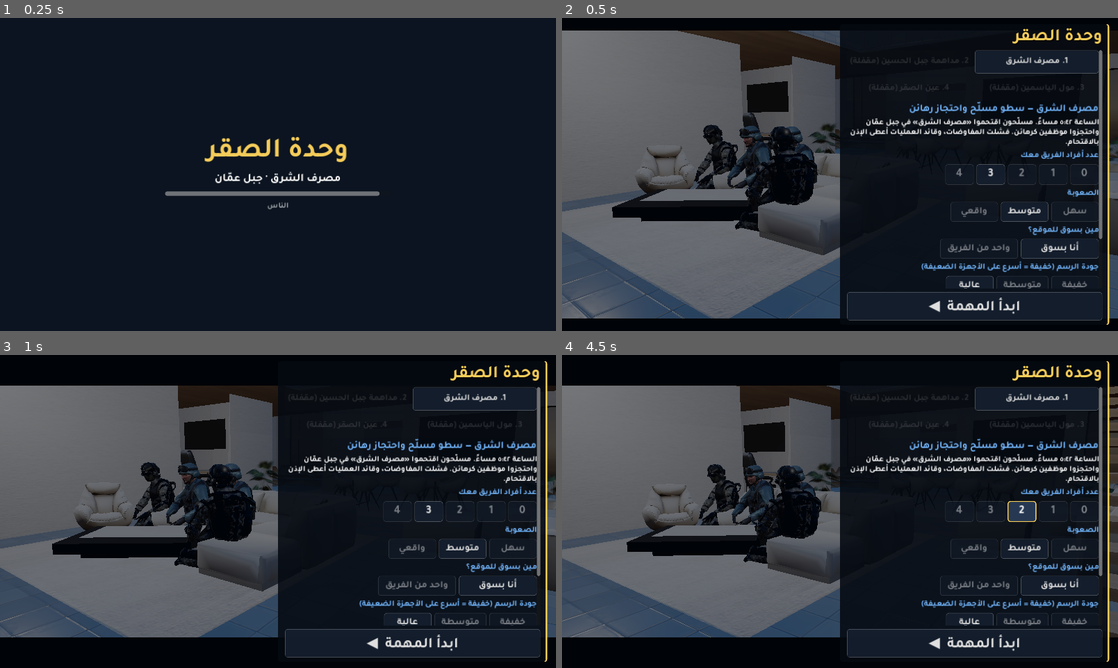
Above: before the commit, frames 1-4 (two rows, left to right).
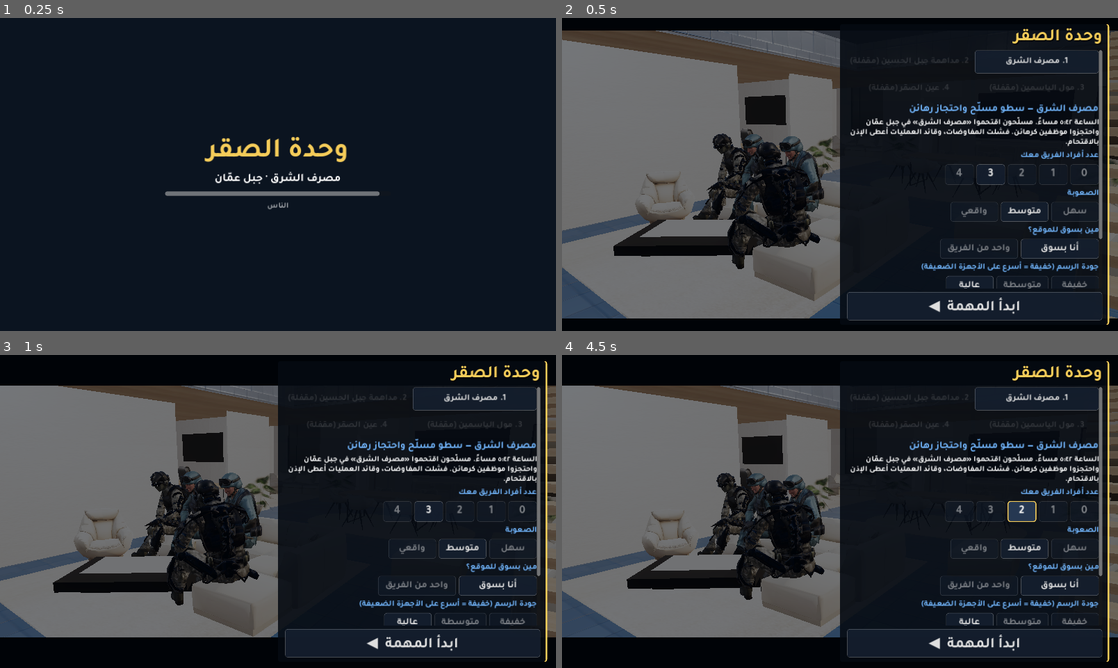
Above: after the commit, the same moments.

Repository: mohammadomaralsaif-ui/falcon-unit
Game: Godot game, scene res://scenes/main.tscn
Same seed, same stepped clock (60 frames per second), same inputs: the game is played once before the commit and once after it.
Inputs (mouse positions are in pixels of both pictures, inside the frame that each line leads up to):
- Up to frame 1 (0.25 s): no input
- Up to frame 2 (0.5 s): no input
- Up to frame 3 (1 s): tap Enter at 0.5 s; move the mouse to (400, 495) at 0.52 s; hold D (move_right) from 0.53 s (still down); tap H (siren) at 0.6 s; click (400, 495) at 0.67 s; tap Space (jump) at 0.77 s; tap F (vehicle) at 0.8 s
- Up to frame 4 (4.5 s): release D (move_right) at 1.25 s; drag from (728, 527) to (812, 574) at 1.27 s; click "1. مصرف الشرق" at 2 s; click "4" at 2.75 s; click "3" at 3.5 s; click "2" at 4.25 s

Frame 1 is identical in both runs. In frame 2, 24% of the frame differs, in the area x 0-100%, y 4-96%; in frame 3, 19%; in frame 4, 20%.

Commit message:
Armoured truck shrugs off traffic, siren makes cars pull over, ops-room floor fixed, clearer lighting
- Traffic cars can no longer shove or hurt the truck: contact barely changes its motion, a car that
  runs into it bounces back, a car it rams is bulldozed aside (onto the pavement, never through walls)
- Every driver brakes for the truck; with the siren on, cars on its street pull over to the kerb and
  stop, cross traffic waits at the stop line, and all of them move off again once it has passed
- Ops room: the team now sits on the real sofa/armchair with feet planted on the office floor
  (the model's floor is at 0.73 m, they were standing 0.43 m below it); seated pose uses leg IK
- Lighting: neutral ambient fill instead of raw sky (no more deep-blue or pitch-black shade),
  softer sun shadows, brighter night mission, interiors no longer blown out, lighter bank granite

Co-Authored-By: Claude Opus 5.5 <noreply@anthropic.com>
Claude-Session: https://claude.ai/code/session_01EkfZ5v6V8ZDJAzZRmjDX49

Diff:
--- a/scripts/city.gd
+++ b/scripts/city.gd
@@ -194,8 +194,8 @@
 			m.albedo_color = Color(0.32, 0.22, 0.17); m.roughness = 0.95
 		"granite":
 			m.albedo_texture = _img_tex(128, 128, func(img):
-				img.fill(Color(0.2, 0.2, 0.21))
-				_speckle(img, 4000, [Color(0.13, 0.13, 0.14), Color(0.32, 0.31, 0.3), Color(0.42, 0.4, 0.38)], 1)
+				img.fill(Color(0.36, 0.36, 0.38))
+				_speckle(img, 4000, [Color(0.26, 0.26, 0.28), Color(0.48, 0.47, 0.46), Color(0.58, 0.56, 0.54)], 1)
 				img.fill_rect(Rect2i(0, 0, 128, 1), Color(0.08, 0.08, 0.08)); img.fill_rect(Rect2i(0, 0, 1, 128), Color(0.08, 0.08, 0.08)))
 			m.uv1_triplanar = true; m.uv1_world_triplanar = true; m.uv1_scale = Vector3(0.4, 0.4, 0.4)
 			m.roughness = 0.22; m.metallic = 0.1
@@ -1254,7 +1254,7 @@
 	for i in 6:
 		var ol := OmniLight3D.new()
 		ol.light_color = {"bank": Color(1, 0.93, 0.82), "apartment": Color(1, 0.8, 0.58), "mall": Color(0.95, 0.97, 1.0)}[style]
-		ol.light_energy = {"bank": 2.3, "apartment": 1.7, "mall": 2.6}[style]
+		ol.light_energy = {"bank": 1.6, "apartment": 1.25, "mall": 0.95}[style]
 		ol.omni_range = 17.0
 		ol.omni_attenuation = 0.7
 		ol.position = bank_origin + Vector3(cols * CELL * (0.18 + (i % 3) * 0.32), 3.6, rows * CELL * (0.28 if i < 3 else 0.72))
@@ -1265,7 +1265,7 @@
 	rp.interior = true
 	rp.ambient_mode = ReflectionProbe.AMBIENT_COLOR
 	rp.ambient_color = Color(0.55, 0.5, 0.44)
-	rp.ambient_color_energy = 1.5
+	rp.ambient_color_energy = {"bank": 1.1, "apartment": 1.0, "mall": 0.7}.get(style, 1.0)
 	rp.update_mode = ReflectionProbe.UPDATE_ONCE
 	add_child(rp)
 	cordon_point = door_pos + Vector3(0, 0, 14.0)
--- a/scripts/main.gd
+++ b/scripts/main.gd
@@ -403,7 +403,7 @@
 	var sky := Sky.new()
 	var sm := ProceduralSkyMaterial.new()
 	var sky_kind: String = M.get("sky", "golden")
-	sm.sky_top_color = {"golden": Color(0.24, 0.42, 0.68), "night": Color(0.01, 0.015, 0.05), "morning": Color(0.3, 0.52, 0.85)}[sky_kind]
+	sm.sky_top_color = {"golden": Color(0.24, 0.42, 0.68), "night": Color(0.02, 0.03, 0.09), "morning": Color(0.3, 0.52, 0.85)}[sky_kind]
 	sm.sky_horizon_color = {"golden": Color(0.93, 0.76, 0.56), "night": Color(0.12, 0.1, 0.16), "morning": Color(0.78, 0.84, 0.9)}[sky_kind]
 	sm.ground_horizon_color = Color(0.75, 0.62, 0.5) if sky_kind != "night" else Color(0.08, 0.07, 0.08)
 	sm.ground_bottom_color = Color(0.3, 0.26, 0.22) if sky_kind != "night" else Color(0.02, 0.02, 0.03)
@@ -412,8 +412,11 @@
 	sky.sky_material = sm
 	env.background_mode = Environment.BG_SKY
 	env.sky = sky
-	env.ambient_light_source = Environment.AMBIENT_SOURCE_SKY
-	env.ambient_light_energy = {"golden": 0.7, "night": 0.45, "morning": 0.8}[sky_kind]
+	# a neutral fill colour instead of the raw sky: shaded streets stay readable (the sky alone turned
+	# every shadow deep blue by day and pitch black at night)
+	env.ambient_light_source = Environment.AMBIENT_SOURCE_COLOR
+	env.ambient_light_color = {"golden": Color(0.78, 0.72, 0.68), "night": Color(0.34, 0.4, 0.6), "morning": Color(0.74, 0.77, 0.84)}[sky_kind]
+	env.ambient_light_energy = {"golden": 0.8, "night": 1.0, "morning": 0.85}[sky_kind]
 	env.reflected_light_source = Environment.REFLECTION_SOURCE_SKY
 	env.tonemap_mode = Environment.TONE_MAPPER_ACES
 	env.tonemap_exposure = 1.05
@@ -428,7 +431,7 @@
 	env.fog_aerial_perspective = 0.4
 	env.fog_sky_affect = 0.25
 	env.adjustment_enabled = true
-	env.adjustment_contrast = 1.08
+	env.adjustment_contrast = 1.03
 	env.adjustment_saturation = 1.05
 	var we := WorldEnvironment.new()
 	we.environment = env
@@ -436,11 +439,12 @@
 	var sun := DirectionalLight3D.new()
 	sun.rotation_degrees = {"golden": Vector3(-24, -128, 0), "night": Vector3(-55, 40, 0), "morning": Vector3(-42, 70, 0)}[sky_kind]
 	sun.light_color = {"golden": Color(1.0, 0.84, 0.64), "night": Color(0.55, 0.65, 1.0), "morning": Color(1.0, 0.96, 0.88)}[sky_kind]
-	sun.light_energy = {"golden": 1.5, "night": 0.22, "morning": 1.35}[sky_kind]
+	sun.light_energy = {"golden": 1.5, "night": 0.5, "morning": 1.35}[sky_kind]
+	sun.shadow_opacity = 0.82
 	if sky_kind == "night":
 		env.glow_intensity = 0.9
 		env.glow_hdr_threshold = 0.9
-		env.tonemap_exposure = 1.25
+		env.tonemap_exposure = 1.15
 	sun.shadow_enabled = true
 	sun.directional_shadow_max_distance = 70.0
 	sun.directional_shadow_mode = DirectionalLight3D.SHADOW_PARALLEL_2_SPLITS
@@ -506,7 +510,7 @@
 	if city.hq_pos != Vector3.INF:
 		_build_ops_room()
 		var hp: Vector3 = city.hq_pos
-		intro_shots.push_front([hp + Vector3(4.6, 1.75, -3.4), hp + Vector3(3.9, 1.6, -2.6), hp + Vector3(1.6, 1.15, -0.5), 8.0])
+		intro_shots.push_front([hp + Vector3(4.7, 2.2, -3.5), hp + Vector3(4.0, 2.0, -2.8), hp + Vector3(1.6, 1.5, -0.6), 8.0])
 	else:
 		intro_shots.push_front(intro_shots[0])
 	intro_i = -1
@@ -521,7 +525,7 @@
 	if not hq_set.is_empty():
 		return
 	var hp: Vector3 = city.hq_pos
-	var fl := 0.3
+	var fl := 0.73        # the office model's real floor (slab + rug) — measured, not the street level
 	var screen := MeshInstance3D.new()
 	var qm := BoxMesh.new(); qm.size = Vector3(0.08, 1.7, 3.0)
 	screen.mesh = qm
@@ -562,13 +566,14 @@
 	hq_set.append(ops_officer)
 	ops_team.clear()
 	# sofa seats: [position, facing]
-	var seats := [[Vector3(1.32, fl, -1.05), -PI / 2], [Vector3(1.32, fl, -0.3), -PI / 2], [Vector3(2.05, fl, -1.62), PI], [Vector3(1.32, fl, 0.45), -PI / 2]]
+	var seats := [[Vector3(1.2, fl, -1.15), -PI / 2], [Vector3(1.2, fl, -0.45), -PI / 2], [Vector3(2.15, fl, -1.75), PI], [Vector3(1.2, fl, 0.14), -PI / 2], [Vector3(1.9, fl, 0.62), 0.0]]
 	for i in mini(seats.size(), 1 + team_size):
 		var p := Person.new("swat", 1 if i == 0 else 300 + i)
 		add_child(p)
 		p.global_position = hp + (seats[i][0] as Vector3)
 		p.rotation.y = float(seats[i][1])
 		p.set_mode("none")
+		p.pose.sit_h = 0.45        # low lounge sofa
 		p.set_sit(1.0)
 		hq_set.append(p)
 		ops_team.append(p)
@@ -581,7 +586,7 @@
 	if phase != "intro" or intro_i != 0:
 		return
 	if ops_officer and is_instance_valid(ops_officer):
-		ops_officer.pose.point_at = city.hq_pos + Vector3(5.0, 1.8, -0.6)
+		ops_officer.pose.point_at = city.hq_pos + Vector3(5.0, 2.25, -0.6)
 		ops_officer.set_mode("point")
 	for i in ops_team.size():
 		var p: Node3D = ops_team[i]
@@ -590,7 +595,8 @@
 		var tw := create_tween()
 		tw.tween_interval(i * 0.25)
 		tw.tween_method(p.set_sit, 1.0, 0.0, 0.7)
-		tw.parallel().tween_property(p, "global_position", p.global_position + Vector3(0.45, 0, 0.0) if absf(p.rotation.y + PI / 2) < 0.1 else p.global_position + Vector3(0, 0, 0.45), 0.7)
+		# a step forward, away from the seat (model forward is -Z)
+		tw.parallel().tween_property(p, "global_position", p.global_position - p.global_transform.basis.z * 0.35, 0.7)
 		tw.tween_callback(func():
 			p.set_mode("rifle")
 			p.set_aim(-0.6))        # rifles at low ready, not pointed at each other
@@ -682,12 +688,13 @@
 	var sp: Vector3 = vehicle.global_position
 	var zs: float = city.road_center(city.bank_block.y + 1)
 	var east := cp.x > sp.x
-	var lane := 2.3 if east else -2.3
+	# siren on: the truck runs nearer the middle of the road, past the cars that pulled over
+	var lane := 1.5 if east else -1.5
 	var sx := 1.0 if east else -1.0
-	var lane_x: float = city.road_center(1) + 2.2
-	sp = Vector3(lane_x, 0, sp.z)
-	# swing a little wide before the corner, then settle into the right-hand lane
-	vehicle.route = [Vector3(lane_x + 2.5, 0, city.size_total - 4.5), Vector3(lane_x, 0, city.size_total - 12.0), Vector3(sp.x - sx * 2.0, 0, zs + 6.0), Vector3(sp.x + sx * 6.0, 0, zs - 1.5), Vector3(sp.x + sx * 15.0, 0, zs + lane), Vector3(cp.x - sx * 12.0, 0, zs + lane)]
+	var lane_x: float = city.road_center(1) + 1.5
+	sp = Vector3(city.road_center(1) + 2.2, 0, sp.z)
+	# swing a little wide before the corner, then settle into the lane
+	vehicle.route = [Vector3(lane_x + 3.2, 0, city.size_total - 4.5), Vector3(lane_x, 0, city.size_total - 12.0), Vector3(sp.x - sx * 2.0, 0, zs + 6.0), Vector3(sp.x + sx * 6.0, 0, zs - 1.5), Vector3(sp.x + sx * 15.0, 0, zs + lane), Vector3(cp.x - sx * 12.0, 0, zs + lane)]
 	vehicle.route_i = 0
 	vehicle.auto_drive = true
 	hud.set_objectives(["◆ الصقر ٢ بيسوق للموقع – %s" % M.title, "◇ اضغط [فرامل/قفز] أو حرّك العصا لتاخذ القيادة"])
@@ -1049,8 +1056,8 @@
 			var hp: Vector3 = city.hq_pos
 			cine_cam.far = 60.0
 			cine_cam.fov = 50.0
-			cine_cam.global_position = hp + Vector3(4.9 + sin(cine_t * 0.12) * 0.5, 1.75, -3.3 + cos(cine_t * 0.1) * 0.4)
-			cine_cam.look_at(hp + Vector3(1.6, 1.1, -0.5))
+			cine_cam.global_position = hp + Vector3(4.9 + sin(cine_t * 0.12) * 0.5, 2.2, -3.4 + cos(cine_t * 0.1) * 0.4)
+			cine_cam.look_at(hp + Vector3(1.6, 1.5, -0.6))
 			cine_cam.h_offset = 1.15      # keeps the team in the left half, clear of the menu panel
 		else:
 			var c: Vector3 = city.door_pos
--- a/scripts/pose_mod.gd
+++ b/scripts/pose_mod.gd
@@ -116,26 +116,43 @@
 	hips.origin = _toS(hc)
 	sk.set_bone_global_pose(_bone("Hips"), hips)
 
-## Seated: hips drop to seat height, thighs point forward, shins hang down, hands rest on the knees.
+## Seated: the pelvis drops to `sit_h` above the floor, the feet stay planted on the floor in front
+## (two-bone leg IK, so nothing sinks through it), the back leans in, hands rest on the knees.
+var sit_h := 0.6        # pelvis height above the floor: 0.6 for a chair, ~0.45 for a low lounge sofa
+
 func _sit(sk: Skeleton3D) -> void:
 	var hi := _bone("Hips")
 	if hi < 0:
 		return
+	var feet := {}
+	for s in ["Left", "Right"]:
+		var f := _bone(s + "Foot")
+		if f >= 0:
+			feet[s] = _toC(sk.get_bone_global_pose(f).origin)
 	var hips := sk.get_bone_global_pose(hi)
 	var hc := _toC(hips.origin)
-	hc.y = lerpf(hc.y, 0.56, sit)
+	hc.y = lerpf(hc.y, sit_h, sit)
 	hc.z -= 0.1 * sit
 	hips.origin = _toS(hc)
 	sk.set_bone_global_pose(hi, hips)
-	for s in ["Left", "Right"]:
-		var x := 0.14 if s == "Left" else -0.14
-		_point(_bone(s + "UpLeg"), _bone(s + "Leg"), Vector3(x * sit, -1.0 + 0.92 * sit, 0.05 + 0.95 * sit))
-		_point(_bone(s + "Leg"), _bone(s + "Foot"), Vector3(0, -1, 0.1 * sit))
-		_point(_bone(s + "Foot"), _bone(s + "ToeBase"), Vector3(0, -0.25, 1))
+	var sp := _bone("Spine")
+	if sp >= 0:
+		var g := sk.get_bone_global_pose(sp)
+		g.basis = Basis(_dirS(Vector3(1, 0, 0)), 0.2 * sit) * g.basis
+		sk.set_bone_global_pose(sp, g)
+	for s in feet:
+		var x := 0.13 if s == "Left" else -0.13
+		var stand: Vector3 = feet[s]
+		var seated := Vector3(x, maxf(stand.y, 0.07), hc.z + 0.56)
+		_leg_ik(s, _toS(stand.lerp(seated, sit)), _dirS(Vector3(x * 0.5, 0.8, 1.0)))
 	if mode == "none" and sit > 0.6:
-		var hip := _toC(sk.get_bone_global_pose(hi).origin)
-		_ik("Right", _toS(hip + Vector3(-0.16, 0.14, 0.36)), Vector3(-1, -0.4, -0.3))
-		_ik("Left", _toS(hip + Vector3(0.16, 0.14, 0.36)), Vector3(1, -0.4, -0.3))
+		for s in ["Left", "Right"]:
+			var kb := _bone(s + "Leg")
+			if kb < 0:
+				continue
+			var knee := _toC(sk.get_bone_global_pose(kb).origin)
+			var sx := 1.0 if s == "Left" else -1.0
+			_ik(s, _toS(knee + Vector3(sx * 0.02, 0.08, -0.04)), Vector3(sx, -0.4, -0.3))
 
 func _crouch(sk: Skeleton3D) -> void:
 	var hi := _bone("Hips")
--- a/scripts/traffic.gd
+++ b/scripts/traffic.gd
@@ -8,6 +8,7 @@
 var blocked := {}  # "i,j>i2,j2" road segments closed by the police cordon
 
 const LANE := 2.3
+const PULL := 1.5        # how far a car moves toward the kerb when it pulls over
 const SPEED := 10.0
 
 class Car:
@@ -23,13 +24,15 @@
 	var snd: AudioStreamPlayer3D
 	var honk_cd := 0.0
 	var hit_t := 0.0
-	var yield_k := 0.0
 	var push := Vector3.ZERO     # shoved by an impact: slides, spins, may end up wrecked
 	var spin := 0.0
 	var wrecked := 0.0           # >0: knocked out (seconds left before it is towed / recycled)
 	var smoke_t := 0.0
 	var off := Vector3.ZERO      # how far the crash knocked it out of its lane (steered back once it drives on)
 	var off_yaw := 0.0
+	var pull := 0.0              # 0..1: moved over to the kerb to let the siren through
+	var pull_yaw := 0.0
+	var hold := false            # waiting at the stop line for the unit's truck to cross
 
 func setup(_city: Node, count: int) -> void:
 	city = _city
@@ -78,12 +81,14 @@
 		cars.append(c)
 
 var main: Node
+var siren_idle := 0.0
 
 ## The player's truck rammed this civilian car: it is shoved along the impact, spins, and a hard
 ## hit leaves it wrecked and smoking in the road.
-func on_hit(body: Node, rel_speed: float, dir := Vector3.ZERO) -> void:
+func on_hit(body: Node, rel_speed: float, dir := Vector3.ZERO, bounce := false) -> void:
 	for c: Car in cars:
 		if c.body == body:
+			var car_speed: float = c.speed
 			c.hit_t = clampf(rel_speed * 0.6, 3.0, 9.0)
 			c.speed = 0.0
 			c.stuck = 0.0
@@ -98,17 +103,49 @@
 			var side := away - d * away.dot(d)
 			if side.length() < 0.25:
 				side = Vector3.UP.cross(d) * (1.0 if randf() < 0.5 else -1.0)
-			d = (d * 0.55 + side.normalized() * 0.85).normalized()
+			if bounce:
+				# it drove into the truck: thrown straight back off it, clear of the bodywork at once
+				d = away.normalized()
+				c.off += d * 0.7
+				_place(c)
+			else:
+				d = (d * 0.55 + side.normalized() * 0.85).normalized()
 			c.push = d * clampf(rel_speed * 0.75, 2.5, 13.0)
 			c.spin = randf_range(-1.0, 1.0) * clampf(rel_speed * 0.18, 0.4, 2.4)
 			var own: float = maxf(main.vehicle.linear_velocity.length(), main.vehicle.prev_vel.length())
-			if rel_speed > 9.5 and own > 8.5:
+			if rel_speed > 9.5 and (own > 8.5 or car_speed > 7.5):
 				c.wrecked = 40.0
 				c.snd.stop()
 			Fx.particles(main, c.body.global_position + Vector3(0, 0.9, 0), Vector3.UP, "dust", 6)
 			Fx.particles(main, c.body.global_position + Vector3(0, 0.7, 0), -d.normalized() + Vector3.UP * 0.4, "spark", int(clampf(rel_speed * 2.0, 8, 30)))
 			return
 
+## The truck is still pressing against this car: it keeps sliding away, a little faster than the
+## truck is coming and off to whichever side it already is.
+func shove(body: Node, from: Vector3, vel: Vector3) -> void:
+	for c: Car in cars:
+		if c.body == body:
+			var away: Vector3 = c.body.global_position - from
+			away.y = 0
+			if away.length() < 0.01:
+				return
+			vel.y = 0
+			var n := away.normalized()
+			var along := vel.dot(n)
+			if along < 0.6:
+				return
+			var fwd := vel.normalized()
+			var side := away - fwd * away.dot(fwd)
+			if side.length() < 0.2:
+				side = Vector3.UP.cross(fwd)
+			side.y = 0
+			var want := n * (along + 1.0) + side.normalized() * maxf(4.0, along * 0.6)
+			if c.push.dot(n) < along + 1.0:
+				c.push = want
+			c.speed = 0.0
+			c.hit_t = maxf(c.hit_t, 3.0)
+			return
+
 func _far_from_player(p: Vector3, d: float) -> bool:
 	if not main:
 		return true
@@ -143,7 +180,8 @@
 	var b := _node_pos(c.to)
 	var d := (b - a).normalized()
 	var right := Vector3(-d.z, 0, d.x)
-	return a.lerp(b, c.t) + right * LANE
+	var k := c.pull * c.pull * (3.0 - 2.0 * c.pull)
+	return a.lerp(b, c.t) + right * (LANE + PULL * k)
 
 func _place(c: Car) -> void:
 	var a := _node_pos(c.from)
@@ -151,15 +189,42 @@
 	var d := (b - a).normalized()
 	var p := _lane_pos(c)
 	var yaw := atan2(d.x, d.z)
-	c.body.global_transform = Transform3D(Basis(Vector3.UP, yaw + c.off_yaw), p + c.off)
+	c.body.global_transform = Transform3D(Basis(Vector3.UP, yaw + c.off_yaw + c.pull_yaw), p + c.off)
 
 func _physics_process(dt: float) -> void:
 	var space := get_world_3d().direct_space_state
+	# the unit's truck: everyone brakes for it; with the siren on they pull over or wait at the junction
+	var truck: Node3D = main.vehicle if (main and main.vehicle and is_instance_valid(main.vehicle)) else null
+	var tpos := Vector3.ZERO
+	var tfwd := Vector3.FORWARD
+	var siren := false
+	if truck:
+		tpos = truck.global_position
+		tfwd = truck.global_transform.basis.z
+		tfwd.y = 0
+		tfwd = tfwd.normalized()
+		siren = main.in_vehicle and truck.siren_on and not truck.broken
+		if siren and truck.linear_velocity.length() < 1.0:
+			siren_idle += dt
+		else:
+			siren_idle = 0.0
+		if siren_idle > 8.0:
+			siren = false          # parked with the siren on: traffic carefully carries on
 	for c: Car in cars:
 		# knocked about by a crash: slide and spin to a stop; wrecks sit there smoking
 		if c.push.length() > 0.15 or c.wrecked > 0.0:
 			c.off += c.push * dt
 			c.off_yaw += c.spin * dt
+			# it can be thrown onto the pavement, not through the shop fronts
+			var pa := _node_pos(c.from)
+			var pd := (_node_pos(c.to) - pa).normalized()
+			var pr := Vector3(-pd.z, 0, pd.x)
+			var lat := LANE + PULL * c.pull + c.off.dot(pr)
+			if absf(lat) > 5.7:
+				c.off -= pr * (lat - signf(lat) * 5.7)
+				c.push -= pr * c.push.dot(pr)
+				c.push *= 0.6
+				c.spin *= 0.5
 			_place(c)
 			c.push = c.push.move_toward(Vector3.ZERO, dt * 11.0)
 			c.spin = move_toward(c.spin, 0.0, dt * 2.2)
@@ -195,17 +260,42 @@
 				var dist: float = (hit.position - p).length()
 				c.want = clampf((dist - 4.5) * 1.4, 0.0, c.max_speed)
 		var want: float = c.want
-		# siren behind them: drivers in the truck's lane speed up and clear the road (nobody ever
-		# stops dead for the siren — that only jams the junctions)
-		c.yield_k = 0.0
-		if main and main.in_vehicle and main.vehicle.siren_on:
-			var rel: Vector3 = c.body.global_position - main.vehicle.global_position
-			if rel.length() < 34.0:
-				var vf: Vector3 = main.vehicle.global_transform.basis.z
-				if vf.dot(rel.normalized()) > 0.6 and vf.dot(d) > 0.5:
-					c.yield_k = -1.0
-		if c.yield_k < 0.0:
-			want = maxf(want, minf(c.max_speed * 1.7, 19.0)) if c.want > 2.0 else want
+		var remain := (1.0 - c.t) * seg
+		var target_pull := 0.0
+		c.hold = false
+		if truck:
+			# never drive into the truck: brake if any part of it is in our path
+			var inv: Transform3D = c.body.global_transform.affine_inverse()
+			for k in [-2.2, 0.0, 2.2]:
+				var lp: Vector3 = inv * (tpos + tfwd * k)
+				if lp.z > 1.0 and lp.z < 13.0 and absf(lp.x) < 2.1:
+					want = minf(want, clampf((lp.z - 4.2) * 1.5, 0.0, c.max_speed))
+			if siren:
+				var rel: Vector3 = c.body.global_position - tpos
+				rel.y = 0
+				if rel.length() < 58.0:
+					var ahead := tfwd.dot(rel)
+					var side := absf(tfwd.x * rel.z - tfwd.z * rel.x)
+					if absf(tfwd.dot(d)) > 0.7:
+						# same street (either direction): over to the kerb and stop until it has passed
+						if side < 7.5 and ahead > -5.0:
+							target_pull = 1.0
+					elif ahead > 0.0:
+						# cross street: wait at the stop line if our junction is on the truck's way
+						var nrel := b - tpos
+						nrel.y = 0
+						var n_ahead := tfwd.dot(nrel)
+						var n_side := absf(tfwd.x * nrel.z - tfwd.z * nrel.x)
+						if n_side < 5.0 and n_ahead > -4.0 and n_ahead < 58.0 and remain > 9.5:
+							c.hold = true
+		if c.hold:
+			want = minf(want, clampf((remain - 10.5) * 1.2, 0.0, c.max_speed))
+		if target_pull > 0.5:
+			want = minf(want, 4.5) if c.pull < 0.98 else 0.0
+		var pull_before := c.pull
+		c.pull = move_toward(c.pull, target_pull, dt * (0.12 + c.speed / 7.0))
+		var lat := (c.pull - pull_before) / maxf(dt, 0.001) * PULL * 1.5
+		c.pull_yaw = lerpf(c.pull_yaw, -atan2(lat, maxf(c.speed, 2.0)), 1.0 - exp(-dt * 6.0))
 		if c.hit_t > 0.0:
 			# just got rammed: the driver stops, hazards on, leans on the horn
 			c.hit_t -= dt
@@ -214,7 +304,6 @@
 				c.honk_cd = randf_range(1.2, 2.5)
 				Sfx.play_3d("horn", c.body.global_position, 0.0, randf_range(0.85, 1.1))
 		# slow for turns near the junction
-		var remain := (1.0 - c.t) * seg
 		if remain < 9.0:
 			want = minf(want, 6.0)
 		c.speed = move_toward(c.speed, want, dt * (30.0 if c.hit_t > 0.0 else (9.0 if want < c.speed else 3.0)))
@@ -223,7 +312,9 @@
 			var k: float = clampf(c.speed / 4.0, 0.0, 1.0)
 			c.off = c.off.move_toward(Vector3.ZERO, dt * 1.6 * k)
 			c.off_yaw = move_toward(wrapf(c.off_yaw, -PI, PI), 0.0, dt * 0.9 * k)
-		if c.speed < 0.3:
+		if c.hold or target_pull > 0.5:
+			c.stuck = 0.0          # waiting on purpose, not jammed
+		elif c.speed < 0.3:
 			c.stuck += dt
 		else:
 			c.stuck = 0.0
@@ -250,6 +341,7 @@
 			c.speed = 0.0
 			c.off = Vector3.ZERO
 			c.off_yaw = 0.0
+			c.pull = 0.0
 			_place(c)
 			continue
 		c.t += c.speed * dt / seg
--- a/scripts/vehicle.gd
+++ b/scripts/vehicle.gd
@@ -20,6 +20,7 @@
 var speed_kmh := 0.0
 var _flash_t := 0.0
 var prev_vel := Vector3.ZERO
+var prev_ang := Vector3.ZERO
 var crash_cd := 0.0
 var health := 100.0
 var smoke_t := 0.0
@@ -166,11 +167,25 @@
 			siren_snd.stop()
 	# --- crashes: sudden change of velocity while touching something
 	var dv := (prev_vel - v).length()
+	var vs_car := false
+	for cb in get_colliding_bodies():
+		if cb.has_meta("traffic_speed"):
+			vs_car = true
+			if main and main.traffic:
+				main.traffic.shove(cb, global_position, prev_vel)      # keep bulldozing it out of the way
+	if vs_car:
+		# eight tonnes of armour against a family car: contact with it hardly changes our motion
+		# (traffic cars are kinematic, so without this they would shove the truck like a bulldozer)
+		var keep := prev_vel.lerp(v, 0.06)
+		linear_velocity = Vector3(keep.x, v.y, keep.z)
+		angular_velocity = prev_ang.lerp(angular_velocity, 0.12)
+		v = linear_velocity
 	prev_vel = v
+	prev_ang = angular_velocity
 	crash_cd -= dt
 	if dv > 3.2 and crash_cd <= 0.0 and get_contact_count() > 0:
 		crash_cd = 0.35
-		_crash(dv)
+		_crash(minf(dv, 7.0) if vs_car else dv, 0.12 if vs_car else 1.0)
 	# --- damage smoke
 	if health < 70.0:
 		smoke_t -= dt
@@ -299,7 +314,8 @@
 	cam.fov = lerpf(cam.fov, 68.0 + clampf(speed_kmh / 110.0, 0.0, 1.0) * 14.0, 1.0 - exp(-dt * 3.0))
 
 ## Teammate at the wheel: steer along the route, keep ~45 km/h, slow for corners and anything in the way.
-var dodge_side := -1.0
+var dodge_side := 1.0
+var last_stuck := -100.0
 
 func _auto_input() -> Vector2:
 	if route_i >= route.size():
@@ -318,7 +334,10 @@
 			stuck_t = 0.0
 			unstick_t = 1.4
 			dodge_t = 7.0
-			dodge_side = -dodge_side
+			# go round on the road-centre side; only try the kerb side if that failed a moment ago
+			var now := Time.get_ticks_msec() * 0.001
+			dodge_side = -dodge_side if now - last_stuck < 14.0 else 1.0
+			last_stuck = now
 			Sfx.play_3d("horn", global_position, 2.0)
 	else:
 		stuck_t = 0.0
@@ -359,25 +378,37 @@
 
 func _on_body_entered(b: Node) -> void:
 	# hitting a moving civilian car (kinematic) or a lamp post: judge by our own speed
+	if b is AnimatableBody3D and b.has_meta("traffic_speed") and main and main.traffic:
+		# an armoured truck against a family car: whoever ran into whom, the car comes off worse —
+		# it is thrown aside, we keep rolling and take a scratch
+		var car_v: Vector3 = b.global_transform.basis.z * float(b.get_meta("traffic_speed"))
+		var rel_t := (prev_vel - car_v).length()
+		if rel_t < 1.5:
+			return
+		var mine := prev_vel.length() > 2.5
+		var away: Vector3 = b.global_position - global_position
+		away.y = 0
+		main.traffic.on_hit(b, maxf(rel_t, 3.0), prev_vel.normalized() if mine else away.normalized(), not mine)
+		linear_velocity = prev_vel * (0.9 if mine else 1.0)
+		angular_velocity = prev_ang
+		if crash_cd <= 0.0 and rel_t > 3.0:
+			crash_cd = 0.35
+			_crash(rel_t * 0.85, 0.35 if mine else 0.12)
+		return
 	if crash_cd > 0.0 or speed_kmh < 9.0:
 		return
-	var other_v := Vector3.ZERO
-	if b is AnimatableBody3D and b.has_meta("traffic_speed"):
-		other_v = b.global_transform.basis.z * float(b.get_meta("traffic_speed"))
-	var rel := (linear_velocity - other_v).length()
+	var rel := linear_velocity.length()
 	if rel < 3.0:
 		return
 	crash_cd = 0.35
-	var hit_dir := prev_vel.normalized()
-	if b is AnimatableBody3D and main and main.traffic and b.has_meta("traffic_speed"):
-		# an armoured truck against a family car: the car flies, the truck barely slows
-		_crash(rel * 0.85, 0.45)
-		main.traffic.on_hit(b, rel, hit_dir)
-		linear_velocity = prev_vel * 0.82
-	else:
-		_crash(rel * 0.85)
+	_crash(rel * 0.85)
 
 func _crash(dv: float, dmg_scale := 1.0) -> void:
+	if OS.has_environment("FALCON_PROFILE"):
+		var names := []
+		for cb in get_colliding_bodies():
+			names.append(cb.name if not cb.has_meta("traffic_speed") else "TRAFFIC")
+		print("CRASH dv=", snappedf(dv, 0.1), " scale=", dmg_scale, " at ", global_position.snapped(Vector3.ONE), " with ", names)
 	var power := clampf(dv / 14.0, 0.15, 1.0)
 	Sfx.play_3d("crash" if power > 0.45 else "crash_small", global_position, lerpf(0.0, 10.0, power), randf_range(0.9, 1.1))
 	if power > 0.35:
